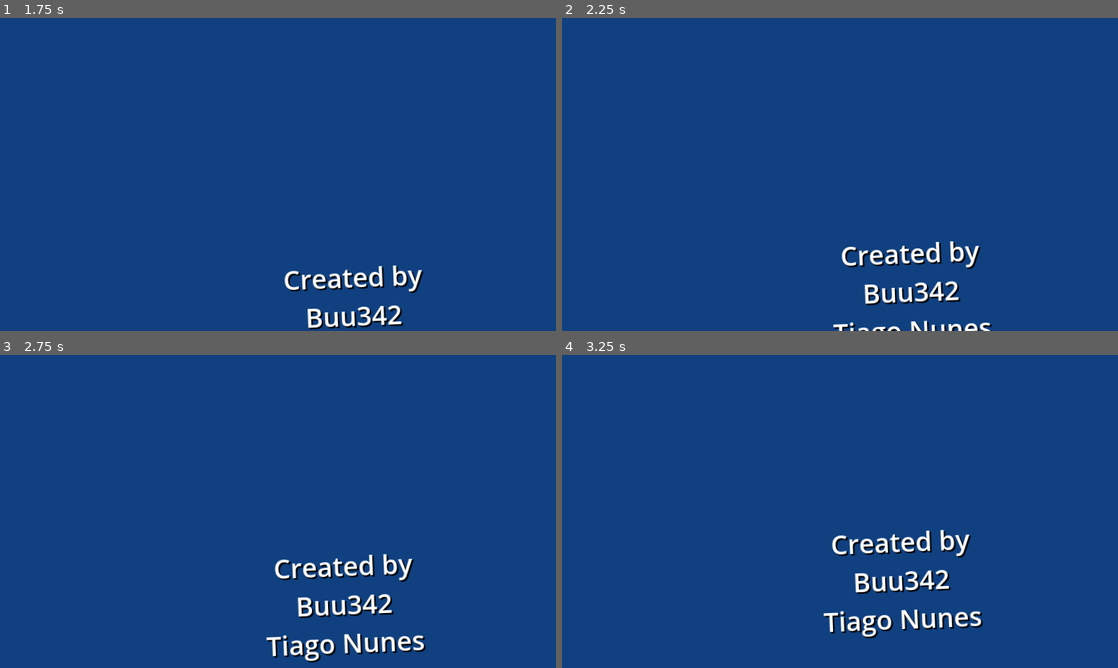
Above: before the commit, frames 1-4 (two rows, left to right).
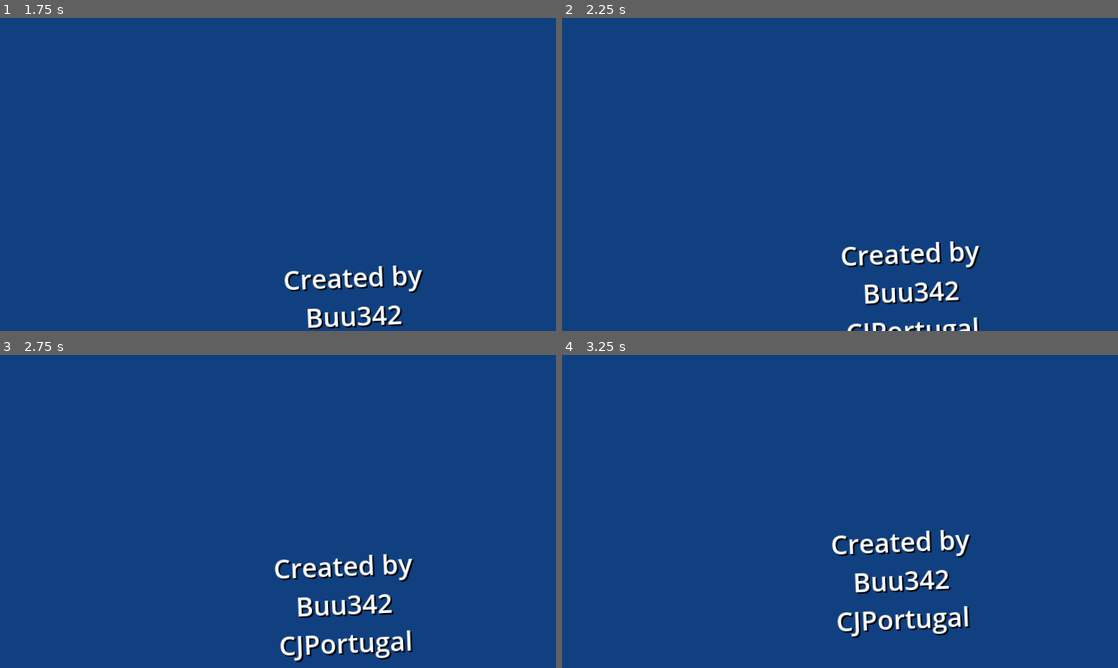
Above: after the commit, the same moments.

Repository: LuisSilva-dev/DemoInercia
Game: Godot game, scene res://Scenes/Outro.tscn
Same seed, same stepped clock (60 frames per second), same inputs: the game is played once before the commit and once after it. This scene is started directly instead of the project's main scene.
Inputs:
- Up to frame 1 (1.75 s): tap Enter at 0.5 s
- Up to frame 2 (2.25 s): no input
- Up to frame 3 (2.75 s): no input
- Up to frame 4 (3.25 s): no input

Frame 1 is identical in both runs. In frame 2, 0.5% of the frame differs, in the area x 48-78%, y 95-100%; in frame 3, 1.4%; in frame 4, 1.4%, in the area x 47-76%, y 80-91%.

Commit message:
Changed my name :V

Diff:
--- a/Scenes/Outro.tscn
+++ b/Scenes/Outro.tscn
@@ -32,7 +32,7 @@
 theme_override_font_sizes/font_size = 55
 text = "Created by
 Buu342
-Tiago Nunes
+CJPortugal
 
 Made Proudly with
 Godot 4.2
Not shown: 1 places in default_bus_layout.tres that only renumber resources
